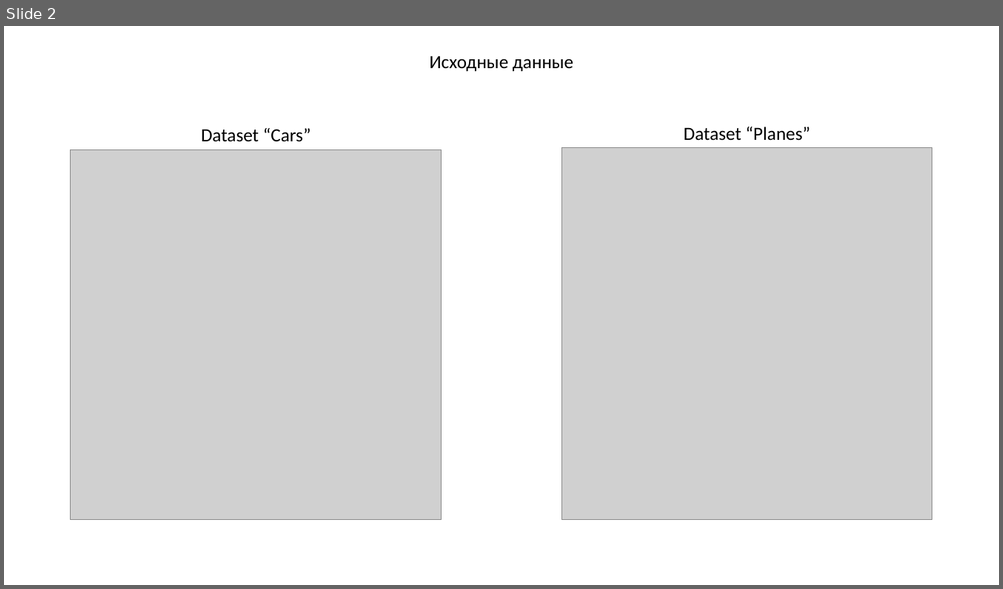
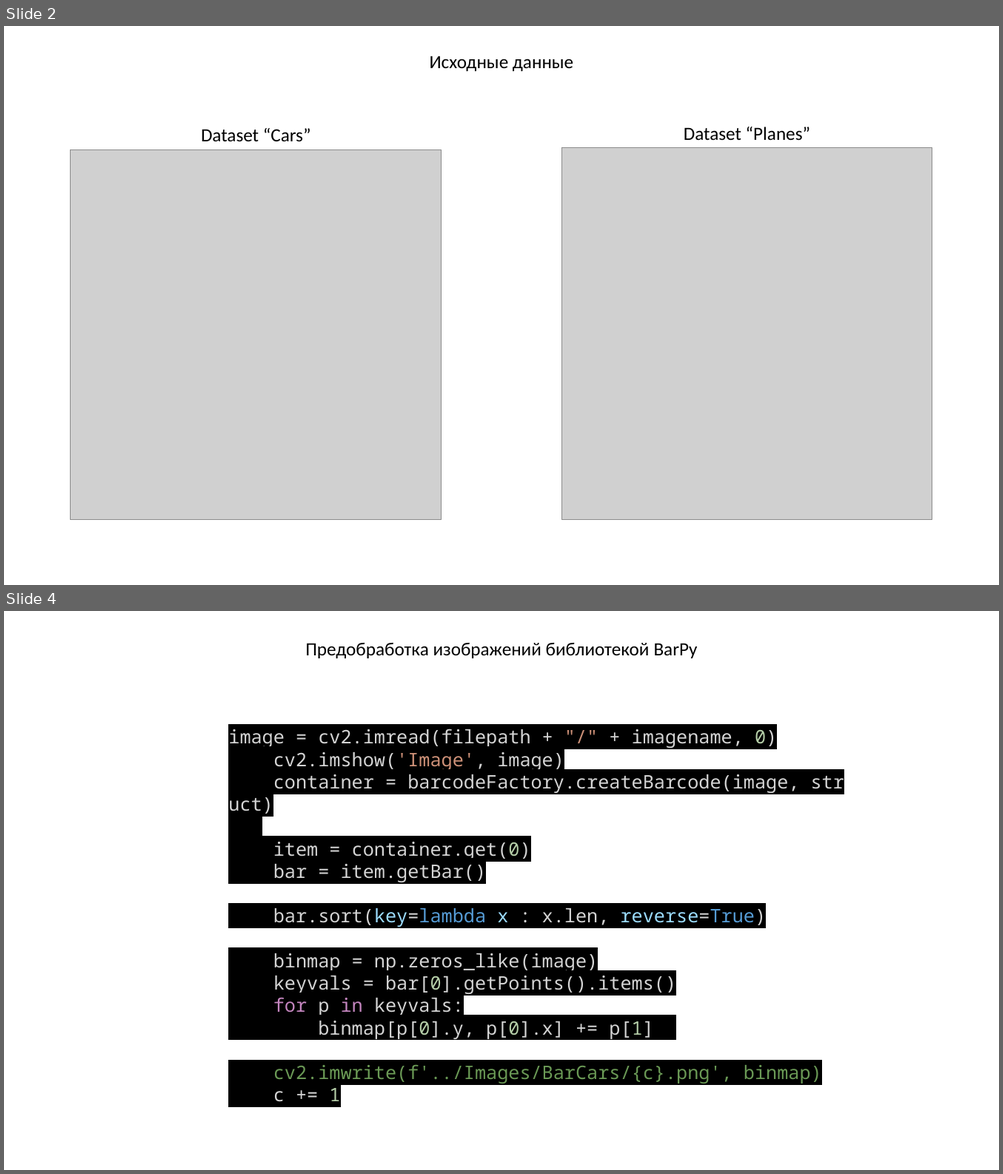
Before and after one commit to KanVull/Kursach-8Sem, a slide deck: Презентация.pptx. Shown one above the other, each under a label of ours: slide 2 before the commit, slides 2 and 4 after it; the slides between them are not shown. The pictures are 1003x589 and 1003x1174 pixels, drawn with LibreOffice and Linux fonts; fonts in the diff are those of the drawing; grey boxes stand for pictures. Boxes give left, top, right and bottom in pixels: in the first picture for what was removed or moved away, otherwise in the second. Text is boxed around its words. In the diff, an @@ line names an element or a change of style, - is before the commit and + after.

```diff
--- a/Презентация.pptx
+++ b/Презентация.pptx
@@ slide 4 added at [4, 611, 999, 1170], background #FFFFFF @@
@@ text added at [305, 643, 697, 658], 18 pt, text #000000 @@
+Предобработка изображений библиотекой BarPy
@@ text added at [228, 729, 822, 1102], 18 pt, text #D4D4D4 @@
+image = cv2.imread(filepath + "/" + imagename, 0)
+cv2.imshow('Image', image)
+container = barcodeFactory.createBarcode(image, struct)
+item = container.get(0)
+bar = item.getBar()
+bar.sort(key=lambda x : x.len, reverse=True)
+binmap = np.zeros_like(image)
+keyvals = bar[0].getPoints().items()
+for p in keyvals:
+binmap[p[0].y, p[0].x] += p[1]
+cv2.imwrite(f'../Images/BarCars/{c}.png', binmap)
+c += 1
```
Also in this commit, not shown: 1 slide changed, 5 other slides added, 14 slides removed, 4 other files.
